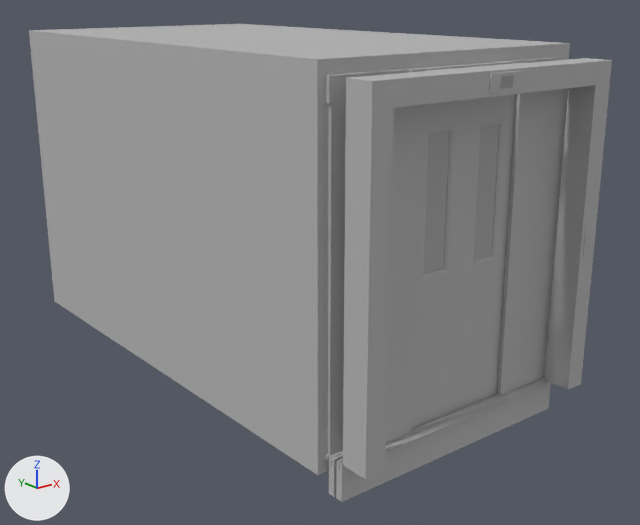
The FBX model Assets/Assets_Review/Taco_Party/Elevator/Meshes/MSH_Elevator.fbx as it was, and as the next commit left it.
The view is the same before and after, from a 50 mm camera at (-4.35, -6.13, 2.92) aimed at (0.15, -0.51, 0.67). The axes (+X, +Y, +Z) are drawn at lower left. The lights are the same throughout.

Names of what the first picture shows: 'Elevator_Door_L_Glass_GEO', 'Elevator_Door_L_In_GEO', 'Elevator_Door_L_Out_GEO', 'Elevator_Door_R_Glass_GEO', 'Elevator_Door_R_In_GEO', 'Elevator_Door_R_Out_GEO', 'Elevator_Main_GEO'.
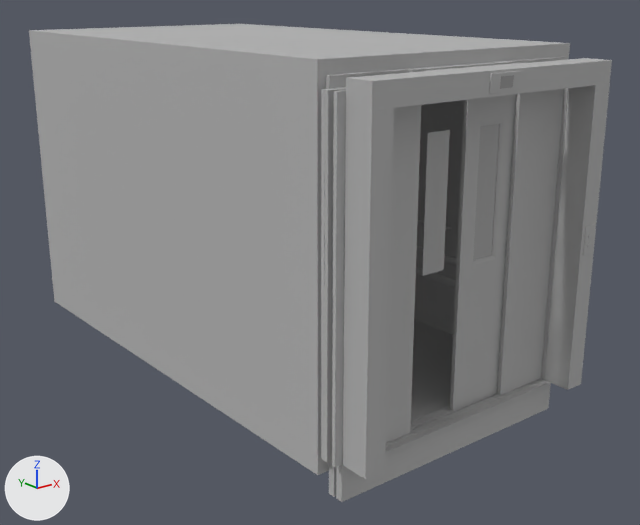
The newer file adds a shape key; the second version is drawn at full value of the shape key 'Elevator_Door_R_In_GEO001' of 'Elevator_Door_R_In_GEO', and the change is written as the vertex moves it makes.

Location of each change, [x1, y1, x2, y2] in pixels of the pictures (640 x 525 px; the box of a moved part takes in the faces that stretch with it):
'Elevator_Door_R_In_GEO', reshaped: before [411, 100, 468, 428]; after [324, 88, 346, 462]
part 1 of me_mesh, added: after [321, 87, 346, 467]
part 2 of me_mesh, added: after [541, 88, 568, 380]
part 3 of me_mesh_008, moved or reshaped (not visible afterwards): before [444, 100, 468, 405]
part 4 of me_mesh_008, moved or reshaped: before [421, 126, 454, 280]; after [331, 142, 333, 305]
part 5 of me_mesh_008, moved or reshaped: before [411, 100, 462, 428]; after [324, 88, 346, 462]

The change in detail:
me_mesh_008 has 83 vertices, 91 faces and spans x -26.0..26.0, y -118.0..118.0, z -1.0..1.0.
me_mesh_008 is used by ob_elevator_door_r_in_geo; parent ob_elevator_door_r_grp; location (-26.12, 0.0, 0.0).
me_mesh_008 part 3: all 40 vertices in x 12.0..26.0, y -118.0..118.0, z -1.0..1.0 are moved by (-93.0, 0.0, 0.0).
me_mesh_008 part 4: all 30 vertices in x -11.0..-8.0, y -11.0..88.0, z -1.0..1.0 are moved by (-77.0, 0.0, 0.0).
me_mesh_008 part 5: all 13 vertices in x -26.0, y -118.0..118.0, z -1.0..1.0 are moved by (-64.0, 0.0, 0.0).
me_mesh is used by ob_elevator_main_geo; parent ob_msh_elevator; location (0.0, 0.0, 0.0).
me_mesh had 3951 vertices, 6802 faces and spanned x -116.0..116.0, y -27.0..252.0, z -214.0..254.0.
me_mesh now has 3951 vertices, 6978 faces and spans x -116.0..116.0, y -27.0..252.0, z -214.0..254.0.
Part 1, on me_mesh:
88 new faces join them.
Part 2, on me_mesh:
88 new faces join them.
